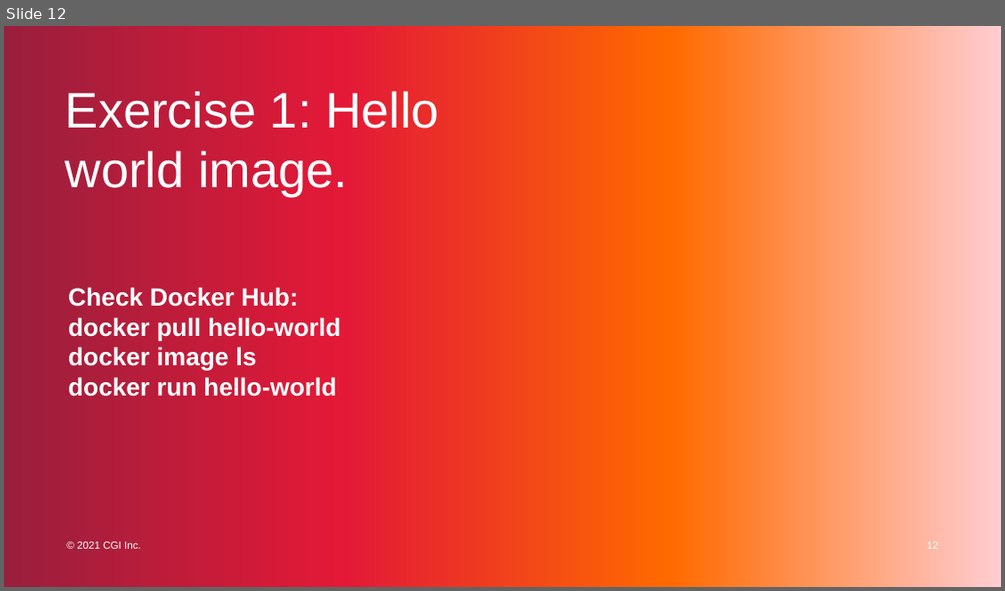
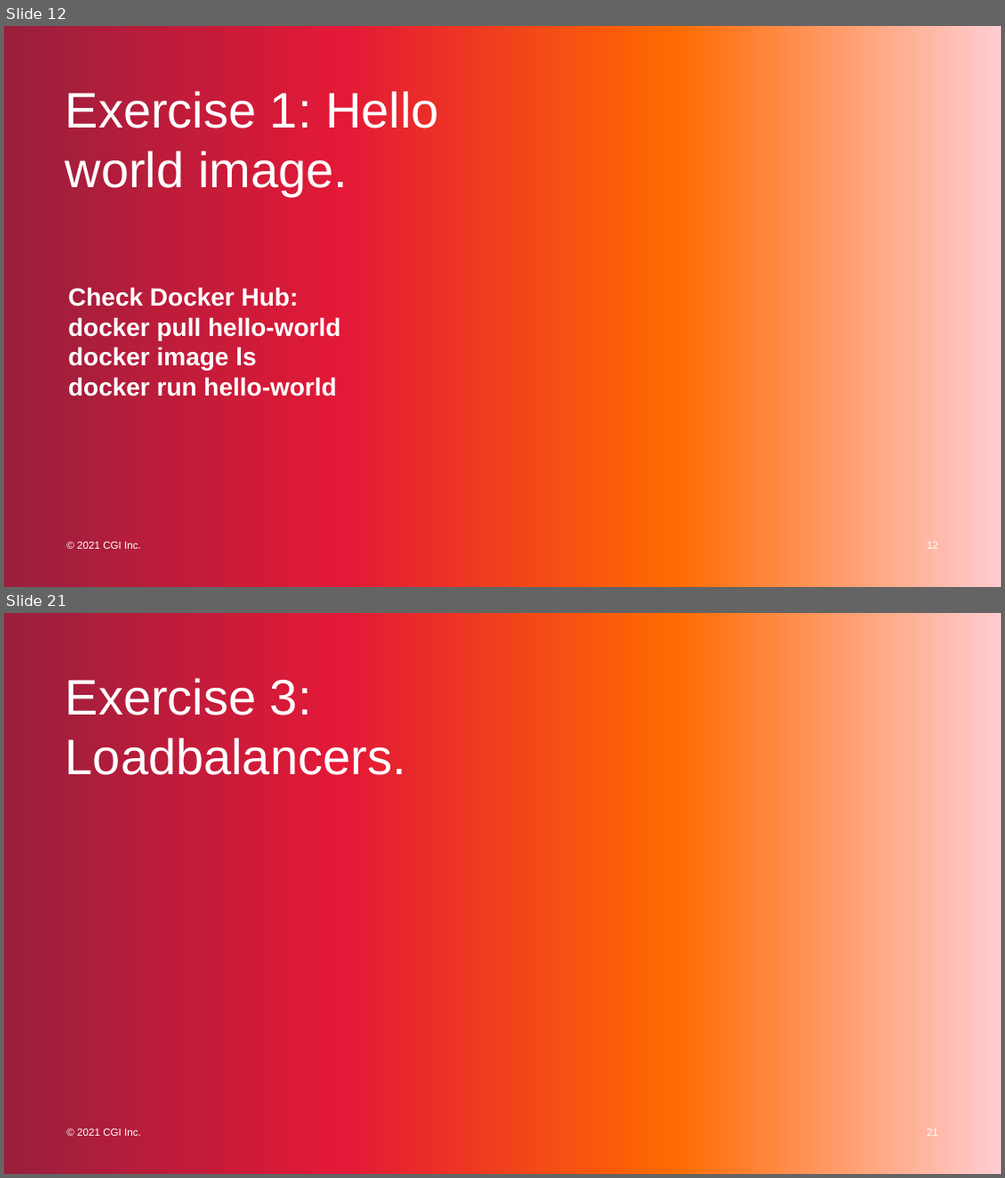
Before and after one commit to favna/docker-workshop, a slide deck: GC_Docker_2022.pptx. Shown one above the other, each under a label of ours: slide 12 before the commit, slides 12 and 21 after it; the slides between them are not shown. The pictures are 1005x591 and 1005x1178 pixels, drawn with LibreOffice and Linux fonts; fonts in the diff are those of the drawing. Boxes give left, top, right and bottom in pixels: in the first picture for what was removed or moved away, otherwise in the second. Text is boxed around its words. In the diff, an @@ line names an element or a change of style, - is before the commit and + after.

```diff
--- a/GC_Docker_2022.pptx
+++ b/GC_Docker_2022.pptx
@@ slide 21 added at <box>4,613,1001,1174</box>, background #FFFFFF; not listed: 3 template elements that a slide beside it also shows @@
@@ title added at <box>65,678,406,783</box>, 48 pt, text #FFFFFF @@
+Exercise 3: Loadbalancers.
@@ page number added at <box>927,1128,938,1135</box>, 10 pt, text #FFFFFF @@
+21
```
Also in this commit, not shown: 9 other slides added.
